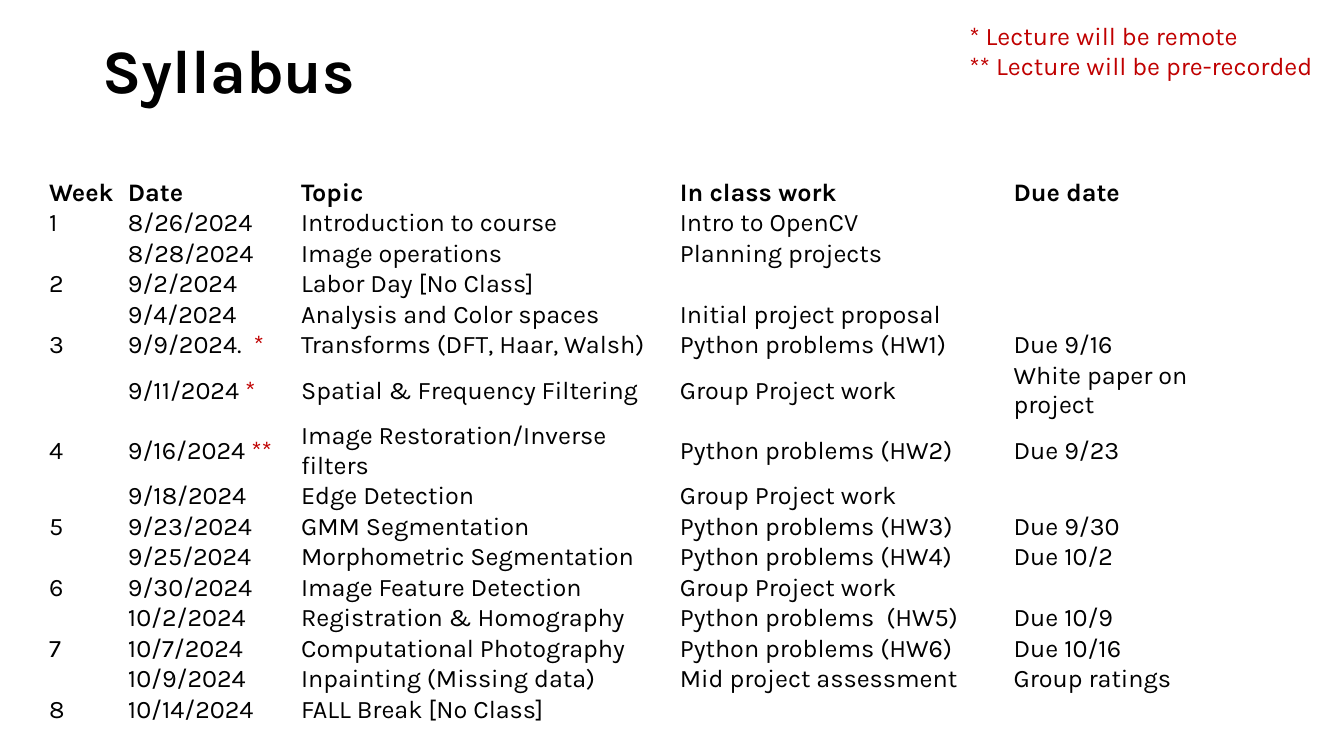
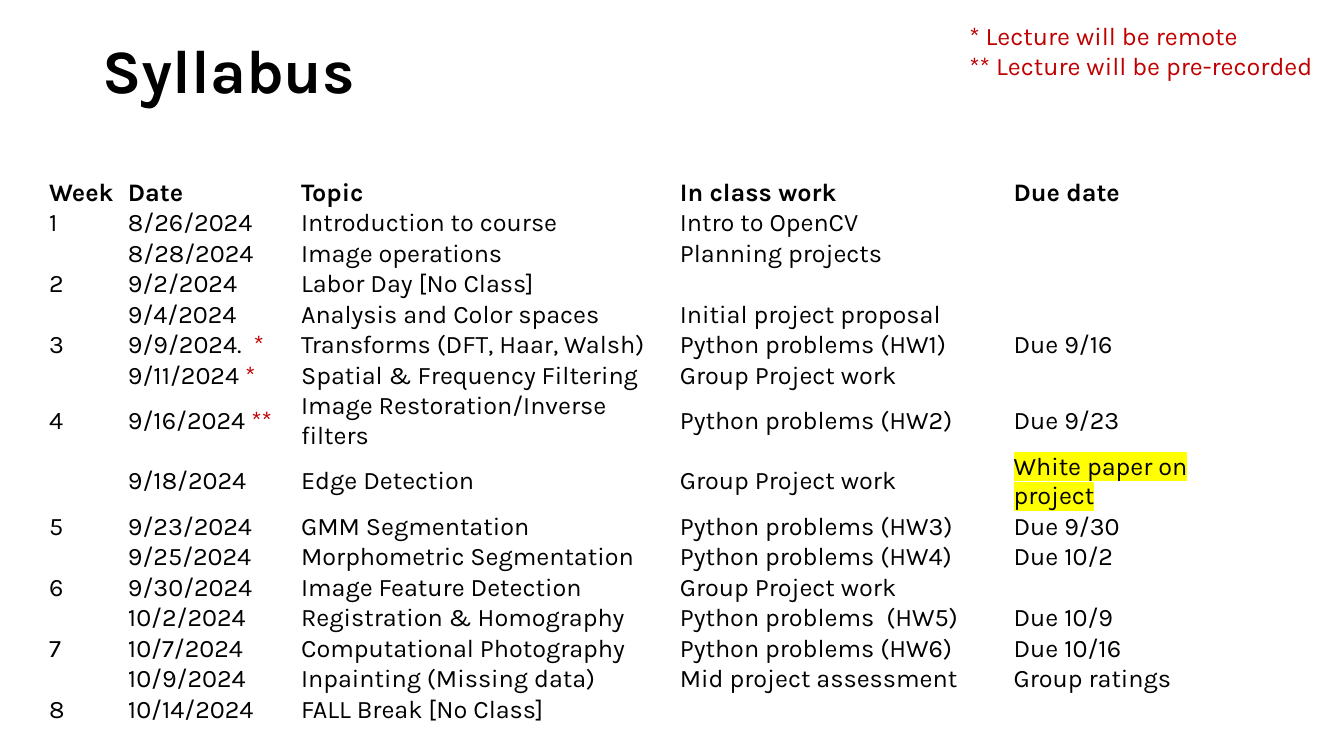
Before and after one commit to SSOE-ECE1390/LecturePowerPoints, a slide deck: slide 1 of ECE1390_Homework.pptx. Drawn at 1344x756 pixels with LibreOffice and Linux fonts; fonts in the diff are those of the drawing. Boxes give left, top, right and bottom in pixels: in the first picture for what was removed or moved away, otherwise in the second. Text is boxed around its words. In the diff, an @@ line names an element or a change of style, - is before the commit and + after.

```diff
--- a/ECE1390_Homework.pptx
+++ b/ECE1390_Homework.pptx
@@ table at <box>48,177,1268,725</box> @@
-row 7, column 5: White paper on project
+row 7, column 5: 
-row 9, column 5: 
+row 9, column 5: White paper on project
```
Also in this commit, not shown: 3 other files.
